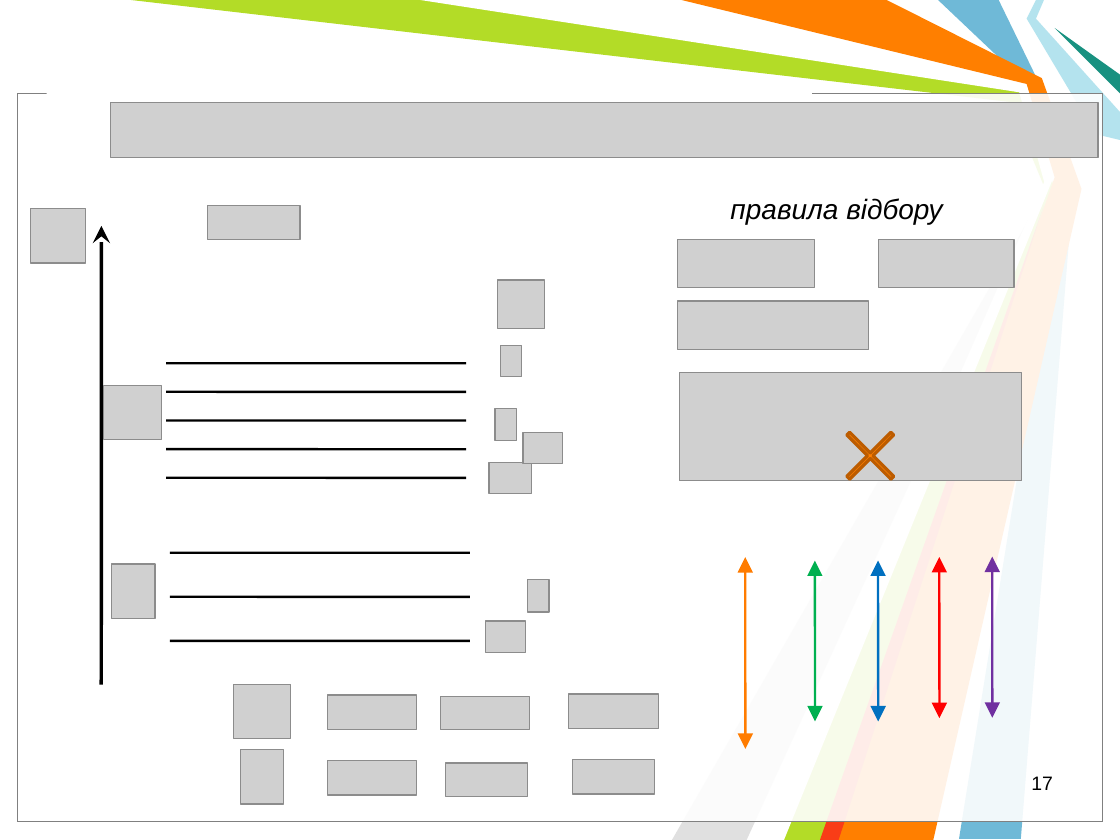
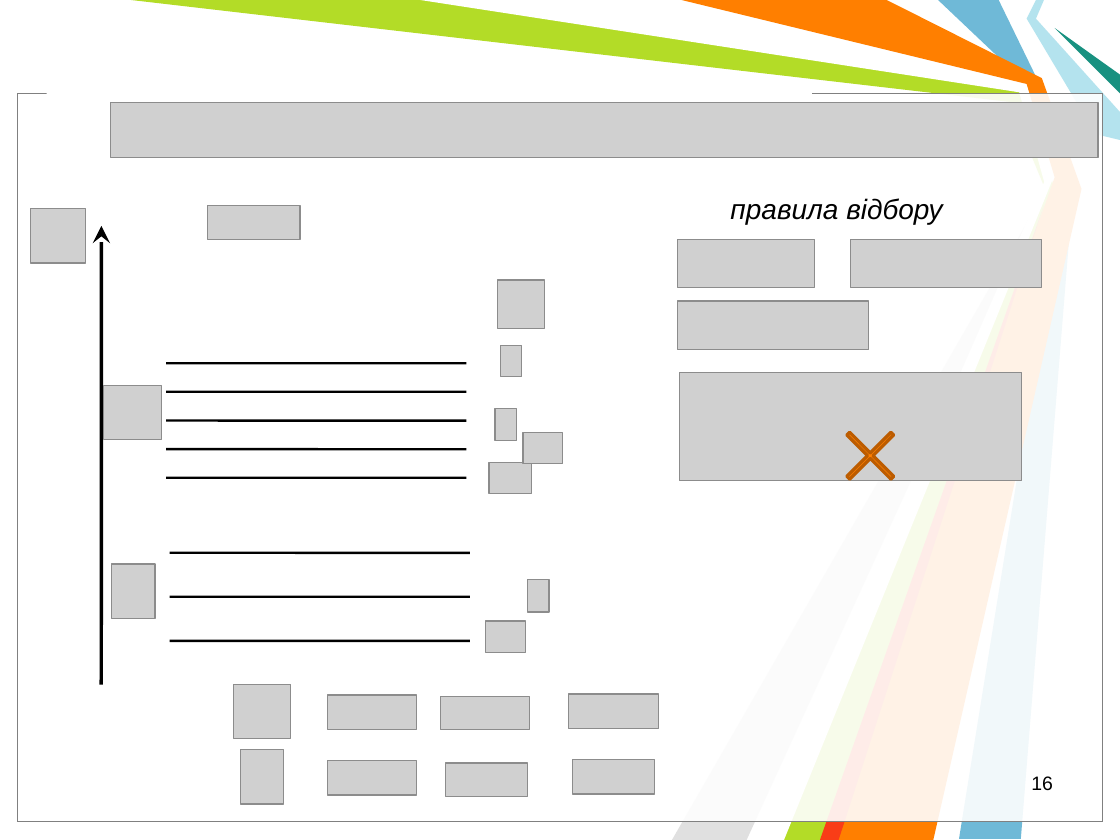
Before and after one commit to l432/NMK, a slide deck: slide 16 of Lecture/Chem/Lessons14/Less00_14s.ppt (slide 17 before the commit). Drawn at 1120x840 pixels with LibreOffice and Linux fonts; fonts in the diff are those of the drawing; grey boxes stand for pictures; background and template pictures are left out. Boxes give left, top, right and bottom in pixels: in the first picture for what was removed or moved away, otherwise in the second. Text is boxed around its words. In the diff, an @@ line names an element or a change of style, - is before the commit and + after.

```diff
--- a/Lecture/Chem/Lessons14/Less00_14s.ppt
+++ b/Lecture/Chem/Lessons14/Less00_14s.ppt
@@ picture: place and size @@
-picture at (878, 240, 1014, 288)
+picture at (850, 240, 1042, 288)
@@ double arrow removed from (745, 557) to (746, 749) @@
@@ double arrow removed from (815, 560) to (815, 721) @@
@@ double arrow removed from (878, 560) to (878, 721) @@
@@ double arrow removed from (940, 557) to (940, 718) @@
@@ double arrow removed from (992, 557) to (992, 718) @@
@@ page number at (1031, 776, 1053, 791): text changed @@
-17
+16
```
Also in this commit, not shown: 3 other slides changed, 8 slides added, 9 slides removed, 4 other files.
